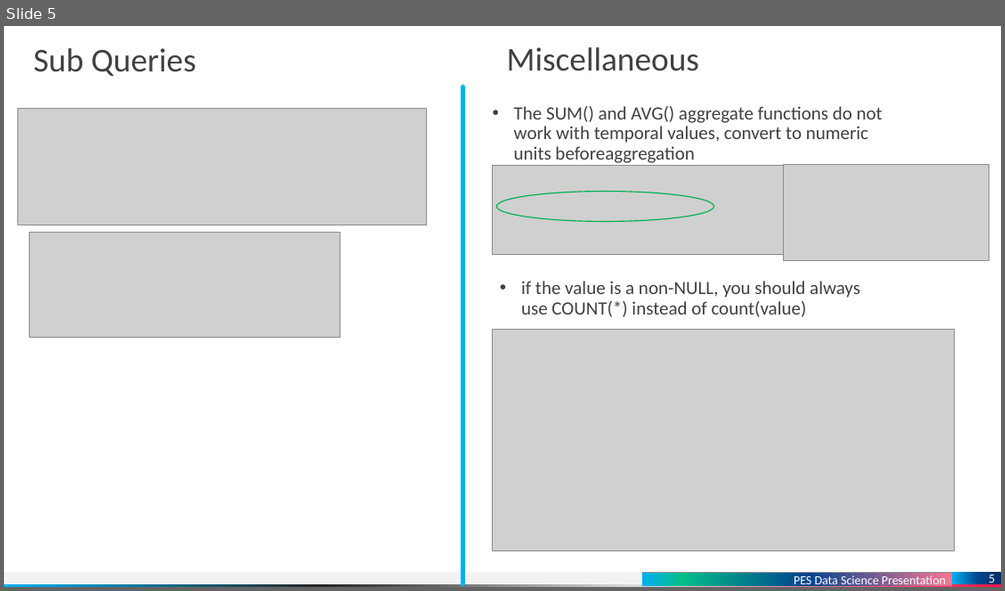
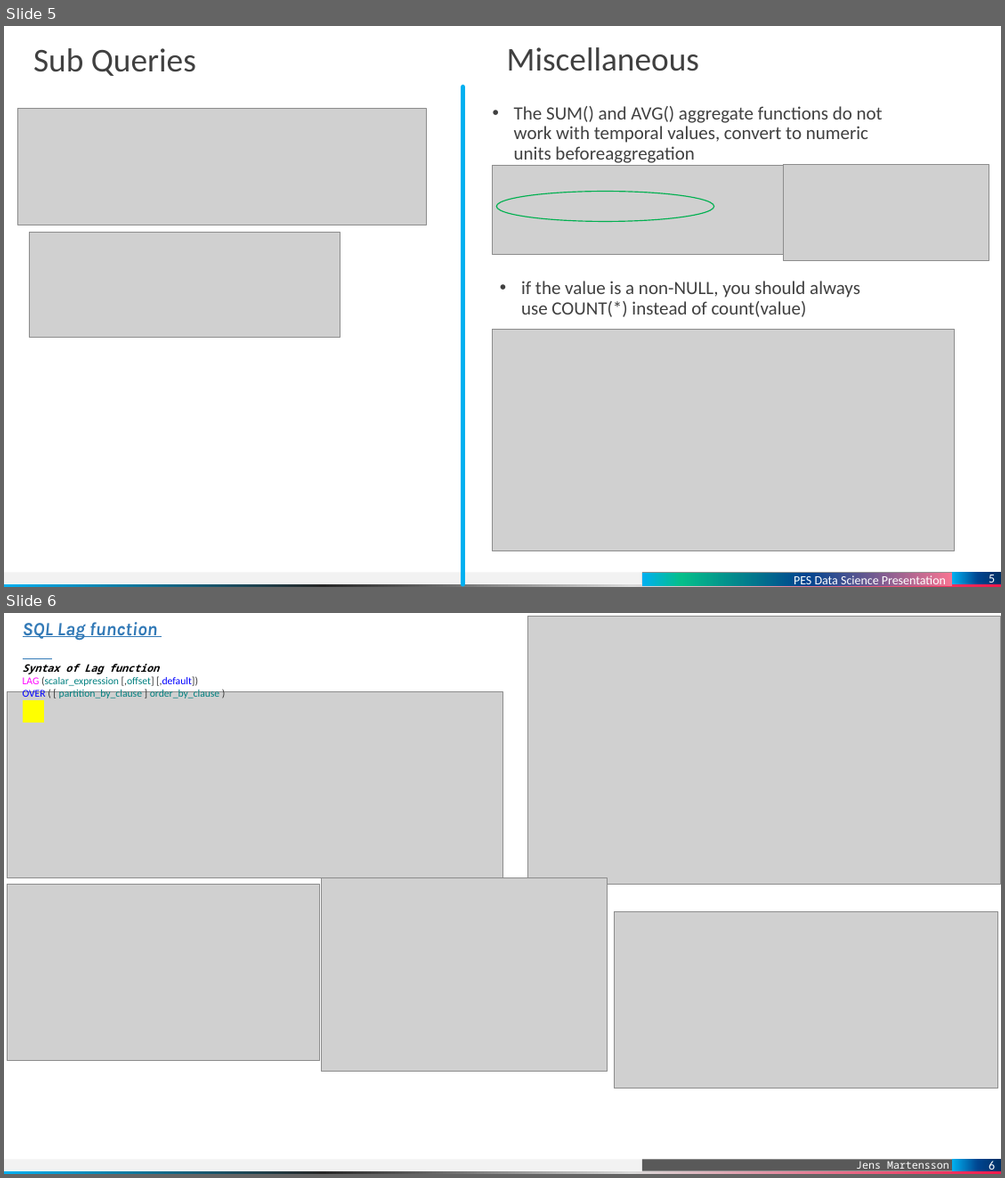
Before and after one commit to dinuthomas/pesmtech, a slide deck: presentation/medicine.pptx. Shown one above the other, each under a label of ours: slide 5 before the commit, slides 5 and 6 after it. The pictures are 1005x591 and 1005x1178 pixels, drawn with LibreOffice and Linux fonts; fonts in the diff are those of the drawing; grey boxes stand for pictures. Boxes give left, top, right and bottom in pixels: in the first picture for what was removed or moved away, otherwise in the second. Text is boxed around its words. In the diff, an @@ line names an element or a change of style, - is before the commit and + after.

```diff
--- a/presentation/medicine.pptx
+++ b/presentation/medicine.pptx
@@ slide 6 added at (4,613,1001,1174), background #FFFFFF; not listed: 3 template elements that a slide beside it also shows @@
@@ text added at (23,622,219,698), 10 pt, text #008080 @@
+SQL Lag function
+Syntax of Lag function
+LAG (scalar_expression [,offset] [,default])
+OVER ( [ partition_by_clause ] order_by_clause )
@@ picture added at (527,616,1001,884) @@
@@ picture added at (7,691,502,877) @@
@@ picture added at (321,877,607,1071) @@
@@ picture added at (7,884,320,1061) @@
@@ picture added at (615,911,998,1088) @@
@@ page number added at (952,1159,1001,1171), fill gradient #003065 to #004490 to #00B0F0, 12 pt, text #FFFFFF @@
+6
```
Also in this commit, not shown: 1 other slide added, 8 slides removed.
